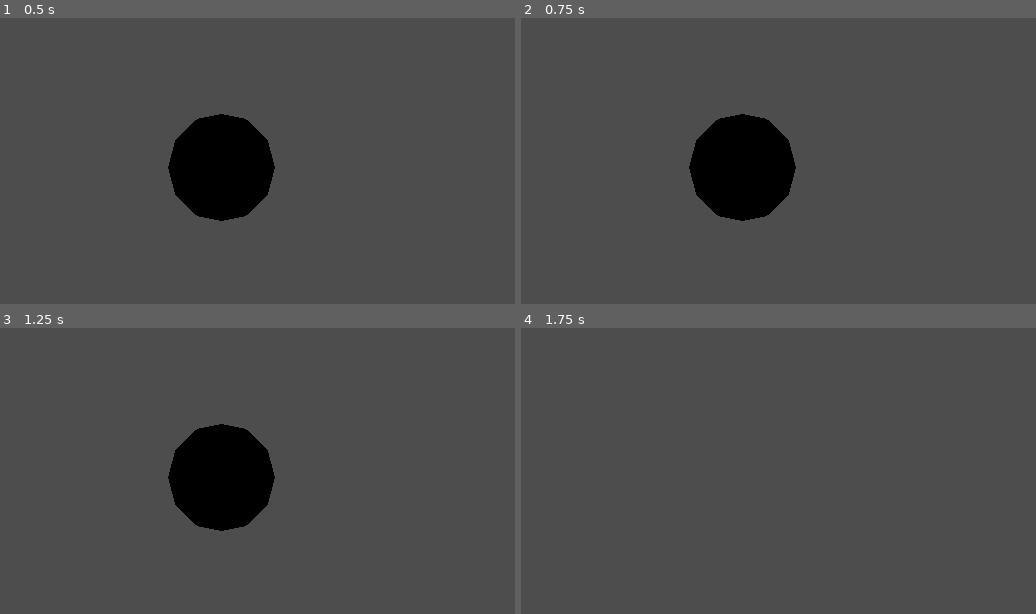
Above: before the commit, frames 1-4 (two rows, left to right).
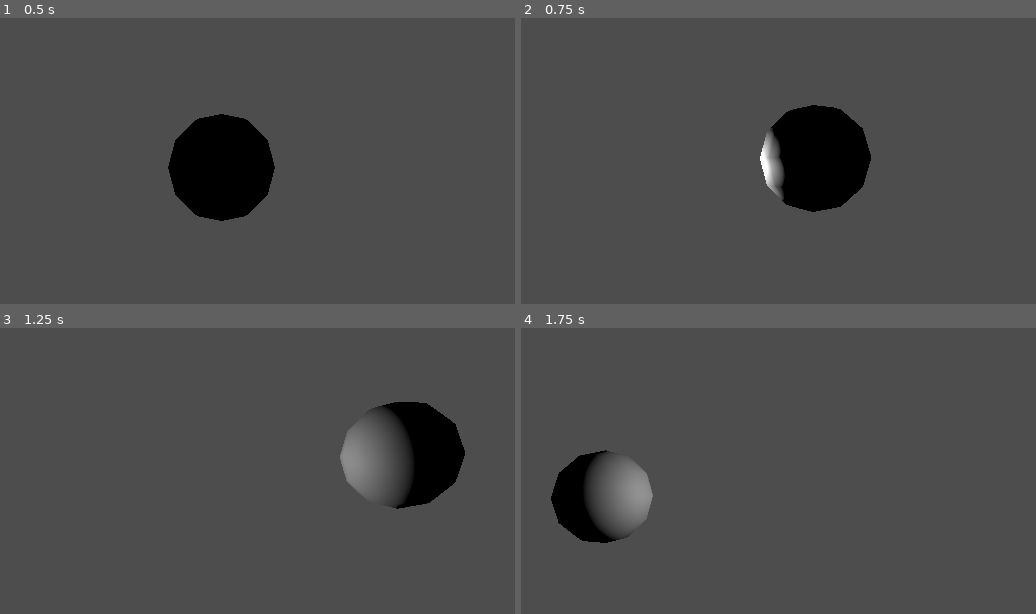
Above: after the commit, the same moments.

Repository: pinguinosod/gse_winterjam2024
Game: Godot game, scene res://main.tscn
Same seed, same stepped clock (60 frames per second), same inputs: the game is played once before the commit and once after it.
Inputs (mouse positions are in pixels of both pictures, inside the frame that each line leads up to):
- Up to frame 1 (0.5 s): no input
- Up to frame 2 (0.75 s): tap Enter at 0.5 s; move the mouse to (917, 143) at 0.52 s; click (917, 143) at 0.67 s
- Up to frame 3 (1.25 s): no input
- Up to frame 4 (1.75 s): tap Space at 1.25 s; move the mouse to (582, 499) at 1.27 s; hold S (move_down) from 1.28 s (still down); click (582, 499) at 1.42 s

Frame 1 is identical in both runs. In frame 2, 10% of the frame differs, in the area x 32-68%, y 30-71%; in frame 3, 11%, in the area x 32-91%, y 25-71%; in frame 4, 3.6%.

Commit message:
Camera movement
Camera movement

Diff:
--- a/main.tscn
+++ b/main.tscn
@@ -14,7 +14,7 @@
 
 [node name="Enemies" parent="." instance=ExtResource("3_fuddb")]
 
-[node name="Objects" parent="." instance=ExtResource("4_vypmj")]
+[node name="Objects_Weapons" parent="." instance=ExtResource("4_vypmj")]
 
 [node name="UI" parent="." instance=ExtResource("5_3od5a")]
 
--- a/scripts/player.gd
+++ b/scripts/player.gd
@@ -1,15 +1,20 @@
 extends Node3D
 
+var target_position: Vector3 = Vector3.ZERO
+var speed: float = 10.0
 
 # Called when the node enters the scene tree for the first time.
 func _ready() -> void:
-	pass # Replace with function body.
-
+	pass
 
 # Called every frame. 'delta' is the elapsed time since the previous frame.
 func _process(delta: float) -> void:
-	pass
+	if position != target_position:
+		position = position.move_toward(target_position, speed * delta)
 
+# Called when input is detected.
 func _input(event: InputEvent) -> void:
-	if event.is_action("move_down"):
-		position.x += 10
+	if event is InputEventMouseButton and event.button_index == MOUSE_BUTTON_LEFT and event.pressed:
+		var viewport = get_viewport()
+		var camera = $"../Camera3D"
+		target_position = camera.project_position(event.position, camera.transform.origin.distance_to(position))
